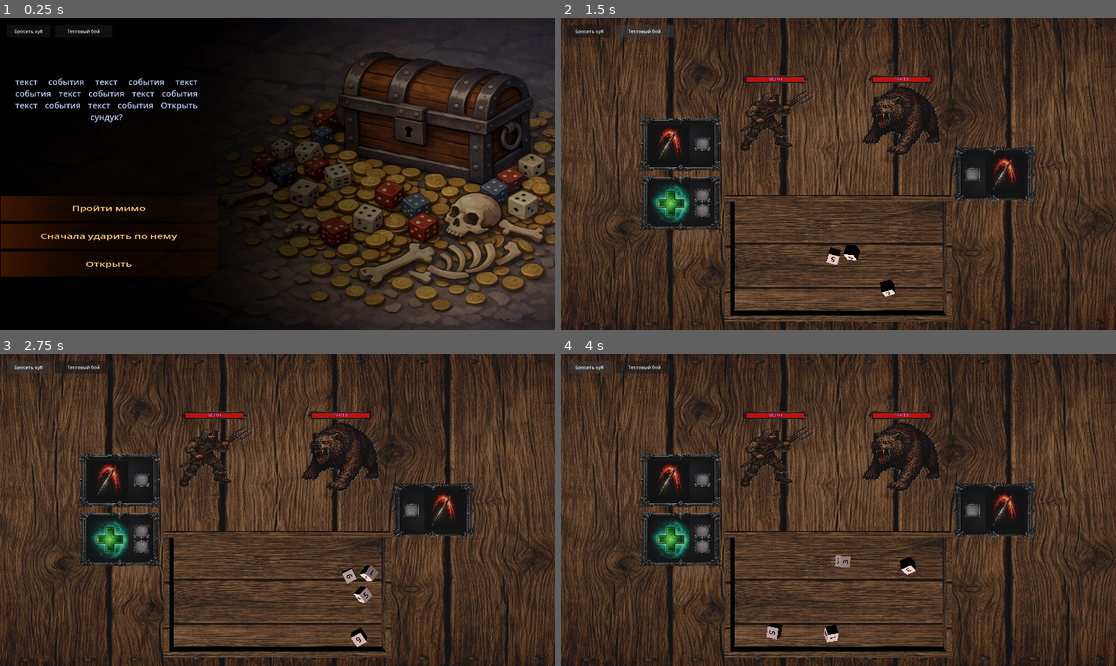
Above: before the commit, frames 1-4 (two rows, left to right).
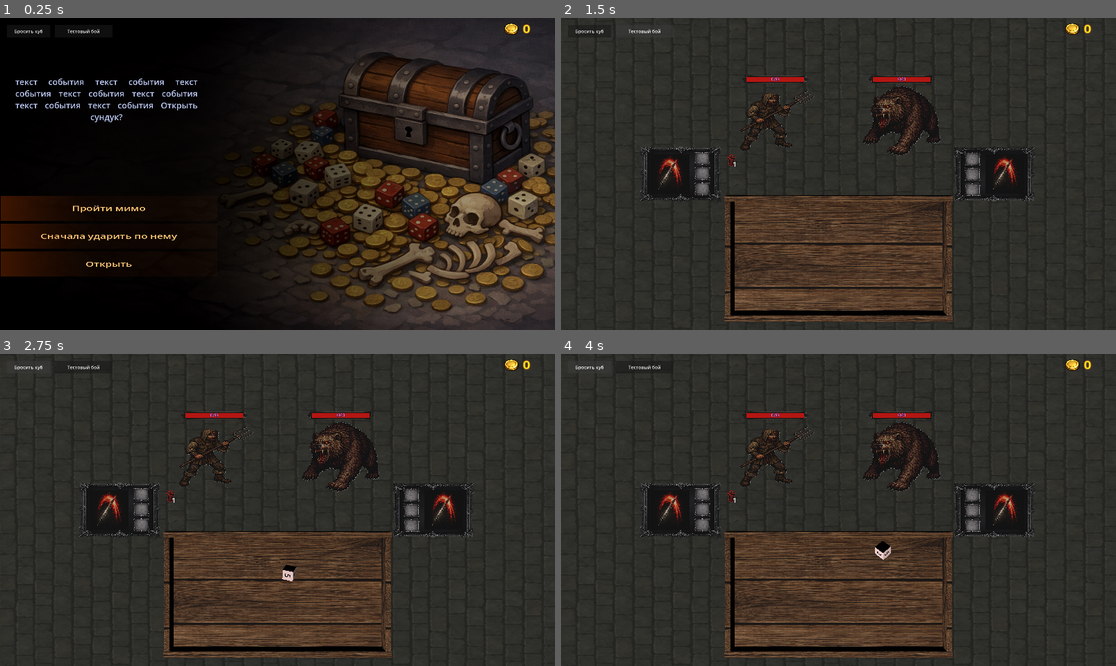
Above: after the commit, the same moments.

Repository: olegbogai-web/dicegame
Game: Godot game, scene res://scenes/event_room.tscn
Two runs of this game, one before a commit and one after it. Both use one fixed random seed, a clock stepped at 60 frames per second and the inputs below. This scene is started directly instead of the project's main scene.
Inputs:
- Up to frame 1 (0.25 s): no input
- Up to frame 2 (1.5 s): click "Бросить куб" at 0.5 s; click "Тестовый бой" at 1.25 s
- Up to frame 3 (2.75 s): click "Бросить куб" at 2 s
- Up to frame 4 (4 s): click "Тестовый бой" at 2.75 s; click "Бросить куб" at 3.5 s

The runs differ from the first frame. In frame 1, 0.1% of the frame differs, in the area x 90-96%, y 1-6%; in frame 2, 42%; in frame 3, 43%; in frame 4, 43%, in the area x 0-100%, y 0-100%.
Error after the commit: Parse Error: Cannot infer the type of "player" variable because the value doesn't have a set type. (res://content/combat/reward/post_battle_reward_flow.gd:127)

Commit message:
Add runtime coin economy and persistent money UI

Diff:
--- a/content/combat/reward/post_battle_reward_flow.gd
+++ b/content/combat/reward/post_battle_reward_flow.gd
@@ -11,6 +11,7 @@
 const REWARD_CARD_UP_FACE_ID := &"card_up"
 const REWARD_ARTIFACT_FACE_ID := &"artifact_+"
 const REWARD_CUBE_FACE_ID := &"cube_+"
+const REWARD_MONEY_FACE_ID := &"money"
 const ABILITY_REWARD_OPTIONS_COUNT := 3
 const ARTIFACT_REWARD_OPTIONS_COUNT := 2
 const CUBE_REWARD_OPTIONS_COUNT := 2
@@ -82,18 +83,20 @@
 func _try_resolve_post_battle_reward_dice_result(owner: Node) -> void:
 	if not owner._has_spawned_post_battle_reward_dice or owner._has_processed_post_battle_reward_result:
 		return
+	var all_reward_dice = owner._get_turn_dice(&"reward")
 	var reward_dice := _find_post_battle_reward_die(owner)
-	if reward_dice == null:
-		return
-	var all_reward_dice = owner._get_turn_dice(&"reward")
+	if reward_dice == null and all_reward_dice.is_empty():
+		return
 	for dice in all_reward_dice:
 		if dice == null or not dice.has_completed_first_stop():
 			return
 	owner._has_processed_post_battle_reward_result = true
+	_grant_money_from_reward_rolls(owner, all_reward_dice)
 	var reward_face := ""
-	var reward_top_face := reward_dice.get_top_face()
-	if reward_top_face != null:
-		reward_face = reward_top_face.text_value
+	if reward_dice != null:
+		var reward_top_face := reward_dice.get_top_face()
+		if reward_top_face != null:
+			reward_face = reward_top_face.text_value
 	print("[Debug][RewardFlow] На кубе награды выпало: %s." % reward_face)
 	if StringName(reward_face) == REWARD_CARD_NEW_FACE_ID:
 		_show_ability_reward_options(owner)
@@ -116,6 +119,50 @@
 		if dice_definition.dice_name == "reward_cube":
 			return dice
 	return null
+
+
+func _grant_money_from_reward_rolls(owner: Node, rolled_dice: Array) -> void:
+	if owner == null or owner.battle_room_data == null:
+		return
+	var player := owner.battle_room_data.player_instance
+	if player == null:
+		return
+	var granted_coins := 0
+	var rolled_reward_money_faces := 0
+	for dice in rolled_dice:
+		var typed_dice := dice as Dice
+		if typed_dice == null:
+			continue
+		var top_face := typed_dice.get_top_face()
+		if top_face == null:
+			continue
+		var top_value := top_face.text_value
+		var dice_definition := typed_dice.get_meta(&"definition", null) as DiceDefinition
+		if dice_definition != null and dice_definition.scope == DiceDefinition.Scope.MONEY:
+			granted_coins += maxi(top_value.to_int(), 0)
+		elif StringName(top_value) == REWARD_MONEY_FACE_ID:
+			rolled_reward_money_faces += 1
+	if rolled_reward_money_faces > 0 and not player.runtime_money_cubes.is_empty():
+		granted_coins += _roll_bonus_coins_from_money_cube(player.runtime_money_cubes, rolled_reward_money_faces, owner)
+	if granted_coins <= 0:
+		return
+	player.add_coins(granted_coins)
+	print("[Debug][RewardFlow] Начислено монет после боя: +%d (итого: %d)." % [granted_coins, player.current_coins])
+
+
+func _roll_bonus_coins_from_money_cube(money_cubes: Array[DiceDefinition], rolls_count: int, owner: Node) -> int:
+	if money_cubes.is_empty() or rolls_count <= 0:
+		return 0
+	var bonus := 0
+	for roll_index in rolls_count:
+		var source_cube := money_cubes[roll_index % money_cubes.size()]
+		if source_cube == null or source_cube.faces.is_empty():
+			continue
+		var random_face := source_cube.faces[owner._ability_reward_rng.randi_range(0, source_cube.faces.size() - 1)]
+		if random_face == null:
+			continue
+		bonus += maxi(random_face.text_value.to_int(), 0)
+	return bonus
 
 
 func _show_ability_reward_options(owner: Node) -> void:
--- a/content/entities/player.gd
+++ b/content/entities/player.gd
@@ -2,11 +2,14 @@
 class_name Player
 
 const ON_GRANT_MAX_HP_BONUS_META_KEY := &"on_grant_max_hp_bonus"
+
+signal coins_changed(total_coins: int)
 
 var player_id := ""
 var base_stat: PlayerBaseStat
 var current_hp := 0
 var current_armor := 0
+var current_coins := 0
 var dice_loadout: Array[DiceDefinition] = []
 var runtime_cube_global_map: Array[DiceDefinition] = []
 var runtime_reward_cube: DiceDefinition
@@ -40,6 +43,7 @@
 	if base_stat == null:
 		current_hp = 0
 		current_armor = 0
+		current_coins = 0
 		dice_loadout.clear()
 		runtime_cube_global_map.clear()
 		runtime_reward_cube = null
@@ -52,9 +56,11 @@
 		runtime_max_hp_bonus = 0
 		run_flags.clear()
 		_is_runtime_initialized = false
+		_emit_coins_changed()
 		return
 	current_hp = base_stat.get_resolved_starting_hp()
 	current_armor = base_stat.starting_armor
+	current_coins = maxi(base_stat.starting_coins, 0)
 	dice_loadout = base_stat.starting_dice.duplicate()
 	runtime_cube_global_map = base_stat.get_resolved_base_cube_global_map().duplicate(true)
 	runtime_reward_cube = base_stat.get_resolved_base_reward_cube().duplicate(true)
@@ -71,6 +77,7 @@
 	runtime_max_hp_bonus = 0
 	run_flags.clear()
 	_is_runtime_initialized = true
+	_emit_coins_changed()
 
 
 func ensure_runtime_initialized_from_base_stat() -> void:
@@ -107,6 +114,31 @@
 	if base_stat == null:
 		return 0
 	return maxi(base_stat.max_hp + runtime_max_hp_bonus, 0)
+
+
+func add_coins(amount: int) -> int:
+	var resolved_amount := maxi(amount, 0)
+	if resolved_amount <= 0:
+		return current_coins
+	current_coins += resolved_amount
+	_emit_coins_changed()
+	return current_coins
+
+
+func spend_coins(amount: int) -> bool:
+	var resolved_amount := maxi(amount, 0)
+	if resolved_amount <= 0:
+		return true
+	if current_coins < resolved_amount:
+		return false
+	current_coins -= resolved_amount
+	_emit_coins_changed()
+	return true
+
+
+func set_coins(amount: int) -> void:
+	current_coins = maxi(amount, 0)
+	_emit_coins_changed()
 
 
 func grant_artifact(artifact_definition: ArtifactDefinition) -> void:
@@ -172,3 +204,7 @@
 		return
 	runtime_max_hp_bonus += max_hp_bonus
 	current_hp = mini(current_hp + max_hp_bonus, get_max_hp())
+
+
+func _emit_coins_changed() -> void:
+	coins_changed.emit(current_coins)
--- a/content/entities/player_base_stat.gd
+++ b/content/entities/player_base_stat.gd
@@ -25,6 +25,7 @@
 @export_range(1, 999, 1) var max_hp := DEFAULT_MAX_HP
 @export_range(0, 999, 1) var starting_hp := DEFAULT_MAX_HP
 @export_range(0, 999, 1) var starting_armor := 0
+@export_range(0, 999999, 1) var starting_coins := 0
 @export var starting_dice: Array[DiceDefinition] = []
 @export var base_cube_global_map: Array[DiceDefinition] = []
 @export var base_reward_cube: DiceDefinition
--- a/scenes/battle_table.gd
+++ b/scenes/battle_table.gd
@@ -10,6 +10,7 @@
 const BattleActionOrchestrator = preload("res://content/combat/runtime/battle_action_orchestrator.gd")
 const PostBattleRewardFlow = preload("res://content/combat/reward/post_battle_reward_flow.gd")
 const GlobalMapRuntimeState = preload("res://content/global_map/runtime/global_map_runtime_state.gd")
+const MoneyUi = preload("res://ui/scripts/money_ui.gd")
 const EVENT_ROOM_SCENE_PATH := "res://scenes/event_room.tscn"
 
 const ACTIVATION_ANIMATION_DURATION := 0.5
@@ -27,6 +28,7 @@
 @onready var _artifact_template: TextureRect = $UI/artefact
 @onready var _ability_reward_template: Node3D = $ability_reward
 @onready var _artifact_reward_template: MeshInstance3D = $artefact_frame_reward
+@onready var _money_ui: MoneyUi = $money_ui
 
 var battle_room_data: BattleRoom
 var _generated_monster_sprites: Array[Node] = []
@@ -77,11 +79,13 @@
 			configure_from_battle_room(BattleRoomScript.create_test_battle_room())
 	else:
 		_apply_room_data()
-	_initialize_battle_state()
+		_initialize_battle_state()
+	_bind_money_ui_to_player()
 
 
 func configure_from_battle_room(next_battle_room: BattleRoom) -> void:
 	_scene_bootstrap.configure_from_battle_room(self, next_battle_room)
+	_bind_money_ui_to_player()
 
 
 func set_floor_textures(left_texture: Texture2D, right_texture: Texture2D) -> void:
@@ -272,6 +276,12 @@
 
 func _set_mesh_tint(mesh_instance: MeshInstance3D, color: Color) -> void:
 	_scene_view_renderer._set_mesh_tint(mesh_instance, color)
+
+
+func _bind_money_ui_to_player() -> void:
+	if _money_ui == null or battle_room_data == null:
+		return
+	_money_ui.bind_player(battle_room_data.player_instance)
 
 
 func _find_player_ability_frame_at_screen_point(screen_point: Vector2) -> Dictionary:
--- a/scenes/event_room.tscn
+++ b/scenes/event_room.tscn
@@ -6,6 +6,7 @@
 [ext_resource type="PackedScene" uid="uid://0ssqyi084mdh" path="res://scenes/board.tscn" id="4_m2rf8"]
 [ext_resource type="Script" uid="uid://cin4ncie8xw8v" path="res://scenes/scripts/event_room_controller.gd" id="5_controller"]
 [ext_resource type="Resource" path="res://content/events/definitions/test_event.tres" id="6_event"]
+[ext_resource type="PackedScene" uid="uid://da7pxwcgh4x4h" path="res://ui/scenes/money_ui.tscn" id="7_money_ui"]
 
 [sub_resource type="ShaderMaterial" id="ShaderMaterial_6yyso"]
 render_priority = 0
@@ -128,3 +129,5 @@
 transform = Transform3D(9.050745, 0, 0, 0, 0.6366414, 0, 0, 0, 5.063, 0.030438095, 0.00056300004, 0)
 material_override = SubResource("ShaderMaterial_x62gx")
 mesh = SubResource("PlaneMesh_6yyso")
+
+[node name="money_ui" parent="." instance=ExtResource("7_money_ui")]
--- a/scenes/global_map_room.tscn
+++ b/scenes/global_map_room.tscn
@@ -7,6 +7,7 @@
 [ext_resource type="PackedScene" uid="uid://0ssqyi084mdh" path="res://scenes/board.tscn" id="5_isgup"]
 [ext_resource type="Script" uid="uid://8eck2f2ar140" path="res://content/global_map/global_map_room.gd" id="6_map_controller"]
 [ext_resource type="Texture2D" uid="uid://fc0r3npu6dl1" path="res://assets/global_map/point.png" id="7_aqsb5"]
+[ext_resource type="PackedScene" uid="uid://da7pxwcgh4x4h" path="res://ui/scenes/money_ui.tscn" id="8_money_ui"]
 
 [sub_resource type="StandardMaterial3D" id="StandardMaterial3D_vux7t"]
 albedo_texture = ExtResource("1_7nkcx")
@@ -78,3 +79,5 @@
 transform = Transform3D(0.85, 0, 0, 0, 0.85, 0, 0, 0, 0.85, -14.513, 0.02, 0.41672575)
 material_override = SubResource("StandardMaterial3D_f4nsl")
 mesh = SubResource("PlaneMesh_5qcje")
+
+[node name="money_ui" parent="." instance=ExtResource("8_money_ui")]
--- a/scenes/new_battle_table.tscn
+++ b/scenes/new_battle_table.tscn
@@ -12,6 +12,7 @@
 [ext_resource type="Texture2D" uid="uid://cr5mbqdxoaee3" path="res://assets/entity/monsters/test_player.png" id="9_v3i8a"]
 [ext_resource type="PackedScene" uid="uid://damoph5umarop" path="res://scenes/ability_reward.tscn" id="10_df7hy"]
 [ext_resource type="Texture2D" uid="uid://dxvwoyqvt34rk" path="res://assets/artefacts/necklace_strength.png" id="10_tw8gb"]
+[ext_resource type="PackedScene" uid="uid://da7pxwcgh4x4h" path="res://ui/scenes/money_ui.tscn" id="11_money_ui"]
 
 [sub_resource type="StandardMaterial3D" id="StandardMaterial3D_gpgk3"]
 albedo_texture = ExtResource("3_5yklm")
@@ -259,6 +260,8 @@
 scale = Vector2(0.26151982, 0.24725613)
 texture = ExtResource("10_tw8gb")
 
+[node name="money_ui" parent="." instance=ExtResource("11_money_ui")]
+
 [node name="ability_reward" parent="." unique_id=769588038 instance=ExtResource("10_df7hy")]
 transform = Transform3D(1.5, 0, 0, 0, 1.5, 0, 0, 0, 1.5, 0, 4, 0)
 visible = false
--- a/ui/scenes/money_ui.tscn
+++ b/ui/scenes/money_ui.tscn
@@ -1,14 +1,10 @@
-[gd_scene format=3 uid="uid://da7pxwcgh4x4h"]
+[gd_scene load_steps=3 format=3 uid="uid://da7pxwcgh4x4h"]
 
 [ext_resource type="Texture2D" uid="uid://c2npj028il5ih" path="res://assets/ui/coin.png" id="1_oc30r"]
+[ext_resource type="Script" path="res://ui/scripts/money_ui.gd" id="2_jq5e7"]
 
-[node name="money_ui" type="Control" unique_id=899722087]
-layout_mode = 3
-anchors_preset = 15
-anchor_right = 1.0
-anchor_bottom = 1.0
-grow_horizontal = 2
-grow_vertical = 2
+[node name="money_ui" type="CanvasLayer" unique_id=899722087]
+script = ExtResource("2_jq5e7")
 
 [node name="TextureRect" type="TextureRect" parent="." unique_id=17831411]
 layout_mode = 0
@@ -19,7 +15,7 @@
 scale = Vector2(0.21138568, 0.20126887)
 texture = ExtResource("1_oc30r")
 
-[node name="Label" type="Label" parent="." unique_id=1532399350]
+[node name="number_of_coins" type="Label" parent="." unique_id=1532399350]
 layout_mode = 0
 offset_left = 1809.0
 offset_top = 7.9999995
@@ -30,4 +26,4 @@
 theme_override_colors/font_outline_color = Color(0.6666667, 0.29411766, 0.14901961, 1)
 theme_override_constants/outline_size = 4
 theme_override_font_sizes/font_size = 20
-text = "34"
+text = "0"
--- /dev/null
+++ b/ui/scripts/money_ui.gd
@@ -0,0 +1,49 @@
+extends CanvasLayer
+class_name MoneyUi
+
+const GlobalMapRuntimeState = preload("res://content/global_map/runtime/global_map_runtime_state.gd")
+const Player = preload("res://content/entities/player.gd")
+
+@onready var _coins_label: Label = $number_of_coins
+
+var _bound_player: Player
+
+
+func _ready() -> void:
+	_refresh_label(0)
+	_try_bind_runtime_player()
+
+
+func _process(_delta: float) -> void:
+	if _bound_player != null:
+		return
+	_try_bind_runtime_player()
+
+
+func bind_player(player: Player) -> void:
+	if _bound_player != null and _bound_player.coins_changed.is_connected(_on_player_coins_changed):
+		_bound_player.coins_changed.disconnect(_on_player_coins_changed)
+	_bound_player = player
+	if _bound_player == null:
+		_refresh_label(0)
+		return
+	if not _bound_player.coins_changed.is_connected(_on_player_coins_changed):
+		_bound_player.coins_changed.connect(_on_player_coins_changed)
+	_refresh_label(_bound_player.current_coins)
+
+
+func _try_bind_runtime_player() -> void:
+	var runtime_player := GlobalMapRuntimeState.load_runtime_player()
+	if runtime_player == null:
+		return
+	bind_player(runtime_player)
+
+
+func _on_player_coins_changed(total_coins: int) -> void:
+	_refresh_label(total_coins)
+
+
+func _refresh_label(total_coins: int) -> void:
+	if _coins_label == null:
+		return
+	_coins_label.text = str(maxi(total_coins, 0))
